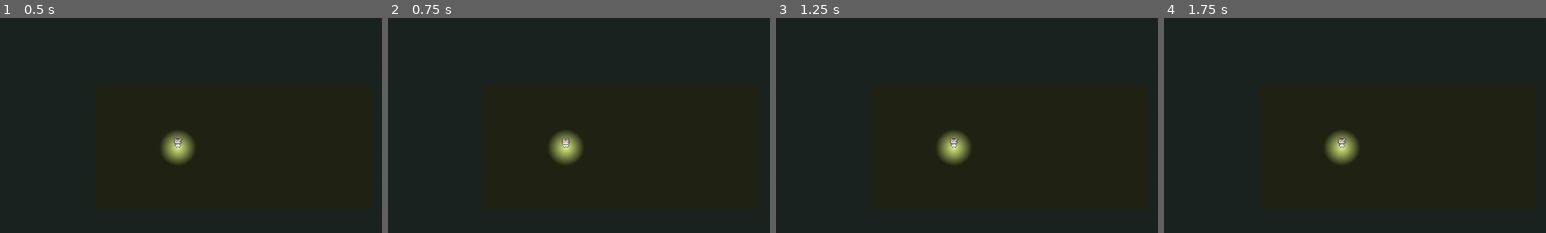
Above: before the commit, frames 1-4 (left to right).
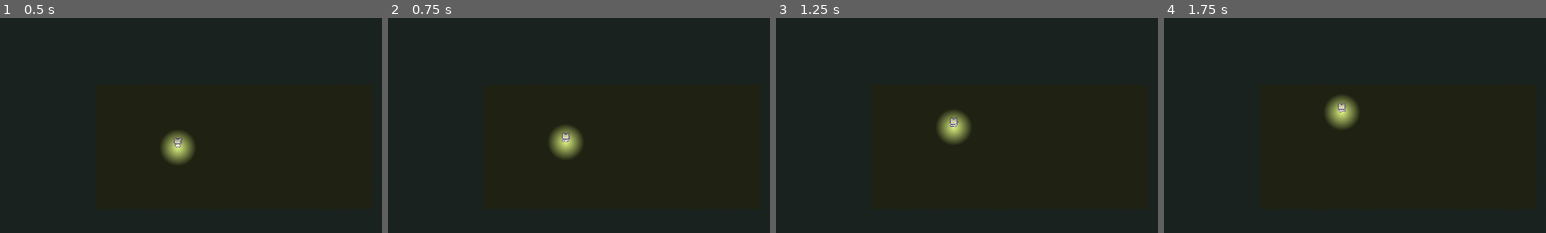
Above: after the commit, the same moments.

Repository: GianluDR/Project-SecondJam
Game: Godot game, scene res://Scenes/light_test_scene.tscn
Two runs of this game, one before a commit and one after it. Both use one fixed random seed, a clock stepped at 60 frames per second and the inputs below. This scene is started directly instead of the project's main scene.
Inputs:
- Up to frame 1 (0.5 s): no input
- Up to frame 2 (0.75 s): tap Enter at 0.5 s; hold W (walk_up) from 0.53 s (still down)
- Up to frame 3 (1.25 s): keep holding W (walk_up)
- Up to frame 4 (1.75 s): keep holding W (walk_up)
The pictures show only the part of the screen within x 0-50%, y 4-54%; the shares and areas given below are measured in that part.

Frame 1 is identical in both runs. In frame 2, 1.0% of the frame differs, in the area x 42-51%, y 50-68%; in frame 3, 1.7%; in frame 4, 2.0%, in the area x 42-51%, y 36-68%.
Error before the commit: Cannot call method 'play' on a null value. (res://Scenes/Characters/idle_state.gd:25)

Commit message:
state machine finita

Diff:
--- a/Scenes/Characters/idle_state.gd
+++ b/Scenes/Characters/idle_state.gd
@@ -1,38 +1,41 @@
 extends NodeState
 
-@export var player: CharacterBody2D
+@export var player: Player
 @export var animated_sprite_2d: AnimatedSprite2D
 
-var direction: Vector2
 
-func on_process(_delta : float):
+func _on_process(_delta : float) -> void:
 	pass
 
 
-func on_physics_process(_delta : float):
-	if Input.is_action_pressed("walk_up"):
-		direction = Vector2.UP
-	elif Input.is_action_pressed("walk_down"):
-		direction = Vector2.DOWN
-	elif Input.is_action_pressed("walk_left"):
-		direction = Vector2.LEFT
-	elif Input.is_action_pressed("walk_right"):
-		direction = Vector2.RIGHT
+func _on_physics_process(_delta : float) -> void:
+	var direction: Vector2 = GameInputEvents.movement_input()
+
+	if direction == Vector2.ZERO:
+		animated_sprite_2d.play("idle_front")
+		return
+
+	# for diagonals pick the dominant axis to choose an appropriate animation
+	if abs(direction.x) > abs(direction.y):
+		if direction.x < 0:
+			animated_sprite_2d.play("idle_left")
+		else:
+			animated_sprite_2d.play("idle_right")
 	else:
-		direction = Vector2.ZERO
+		if direction.y < 0:
+			animated_sprite_2d.play("idle_back")
+		else:
+			animated_sprite_2d.play("idle_front")
 
-	if direction == Vector2.UP:
-		animated_sprite_2d.play("idle_back")
-	elif direction == Vector2.DOWN:
-		animated_sprite_2d.play("idle_front")
-	elif direction == Vector2.LEFT:
-		animated_sprite_2d.play("idle_left")
-	elif direction == Vector2.RIGHT:
-		animated_sprite_2d.play("idle_right")
-
-func on_enter():
+func _on_enter() -> void:
 	pass
 
 
-func on_exit():
-	pass
+func _on_next_transitions() -> void:
+	GameInputEvents.movement_input()
+
+	if GameInputEvents.movement_input():
+		transition.emit("Walk")
+
+func _on_exit() -> void:
+	animated_sprite_2d.stop()
--- /dev/null
+++ b/Scenes/Characters/player.gd
@@ -0,0 +1,4 @@
+class_name Player
+extends CharacterBody2D
+
+var player_direction: Vector2
--- a/Scenes/Characters/player.tscn
+++ b/Scenes/Characters/player.tscn
@@ -1,9 +1,11 @@
-[gd_scene load_steps=25 format=3 uid="uid://7va2it4641m0"]
+[gd_scene load_steps=27 format=3 uid="uid://7va2it4641m0"]
 
 [ext_resource type="Texture2D" uid="uid://bemmf3nsf6ldg" path="res://Assets/Sprout Lands - Sprites - Basic pack/Characters/Basic Charakter Spritesheet.png" id="1_40svl"]
+[ext_resource type="Script" uid="uid://bu4qjbgjvdeh6" path="res://Scenes/Characters/player.gd" id="1_khnq4"]
 [ext_resource type="Texture2D" uid="uid://0pp27aeonmft" path="res://Assets/Sprout Lands - Sprites - Basic pack/Characters/Basic Charakter Actions.png" id="2_al8ar"]
 [ext_resource type="Script" uid="uid://cniptk8qu1tc6" path="res://Scripts/state_machines/node_state_machine.gd" id="3_gy20a"]
 [ext_resource type="Script" uid="uid://curo7r414x3rw" path="res://Scenes/Characters/idle_state.gd" id="4_cqrjx"]
+[ext_resource type="Script" uid="uid://c0meruq0edi8g" path="res://Scenes/Characters/walk_state.gd" id="5_cqrjx"]
 
 [sub_resource type="AtlasTexture" id="AtlasTexture_gy20a"]
 atlas = ExtResource("1_40svl")
@@ -183,6 +185,7 @@
 radius = 8.0
 
 [node name="Player" type="CharacterBody2D"]
+script = ExtResource("1_khnq4")
 
 [node name="AnimatedSprite2D" type="AnimatedSprite2D" parent="."]
 position = Vector2(0, -8)
@@ -198,7 +201,13 @@
 script = ExtResource("3_gy20a")
 initial_node_state = NodePath("Idle")
 
-[node name="Idle" type="Node" parent="StateMachine"]
+[node name="Idle" type="Node" parent="StateMachine" node_paths=PackedStringArray("player", "animated_sprite_2d")]
 script = ExtResource("4_cqrjx")
-
-[node name="Walk" type="Node" parent="StateMachine"]
+player = NodePath("../..")
+animated_sprite_2d = NodePath("../../AnimatedSprite2D")
+
+[node name="Walk" type="Node" parent="StateMachine" node_paths=PackedStringArray("player", "animated_sprite_2d")]
+script = ExtResource("5_cqrjx")
+player = NodePath("../..")
+animated_sprite_2d = NodePath("../../AnimatedSprite2D")
+speed = null
--- /dev/null
+++ b/Scenes/Characters/walk_state.gd
@@ -0,0 +1,50 @@
+extends NodeState
+
+@export var player: Player
+@export var animated_sprite_2d: AnimatedSprite2D
+@export var speed: int = 50
+
+
+func _on_process(_delta : float) -> void:
+	pass
+
+
+func _on_physics_process(_delta : float) -> void:
+	var direction: Vector2 = GameInputEvents.movement_input()
+
+	if direction == Vector2.ZERO:
+		# fallback animation if no direction (state machine should usually switch to idle)
+		animated_sprite_2d.play("walk_front")
+	else:
+		# choose animation based on dominant axis so diagonals pick the most-representative sprite
+		if abs(direction.x) > abs(direction.y):
+			if direction.x < 0:
+				animated_sprite_2d.play("walk_left")
+			else:
+				animated_sprite_2d.play("walk_right")
+		else:
+			if direction.y < 0:
+				animated_sprite_2d.play("walk_back")
+			else:
+				animated_sprite_2d.play("walk_front")
+
+	if direction != Vector2.ZERO:
+		player.player_direction = direction
+
+	# direction is normalized by GameInputEvents; multiply by speed for consistent movement
+	player.velocity = direction * speed
+	player.move_and_slide()
+
+
+func _on_next_transitions() -> void:
+	if !GameInputEvents.is_movement_input():
+		transition.emit("Idle")
+	pass
+
+
+func _on_enter() -> void:
+	pass
+
+
+func _on_exit() -> void:
+	animated_sprite_2d.stop()
--- /dev/null
+++ b/Scripts/game_input_events.gd
@@ -0,0 +1,26 @@
+class_name GameInputEvents
+
+static var direction: Vector2
+
+static func movement_input() -> Vector2:
+	var dir: Vector2 = Vector2.ZERO
+
+	if Input.is_action_pressed("walk_right"):
+		dir.x += 1
+	if Input.is_action_pressed("walk_left"):
+		dir.x -= 1
+	if Input.is_action_pressed("walk_down"):
+		dir.y += 1
+	if Input.is_action_pressed("walk_up"):
+		dir.y -= 1
+
+	if dir == Vector2.ZERO:
+		direction = Vector2.ZERO
+	else:
+		# normalize so diagonal speed equals cardinal speed
+		direction = dir.normalized()
+
+	return direction
+
+static func is_movement_input() -> bool:
+	return movement_input() != Vector2.ZERO
--- a/Scripts/state_machines/node_state_machine.gd
+++ b/Scripts/state_machines/node_state_machine.gd
@@ -15,18 +15,20 @@
 			child.transition.connect(on_state_transition)
 
 	if initial_node_state:
-		initial_node_state.on_enter()
+		initial_node_state._on_enter()
 		current_node_state = initial_node_state
 
 
 func _process(delta : float):
 	if current_node_state:
-		current_node_state.on_process(delta)
+		current_node_state._on_process(delta)
+		# allow the current state to evaluate possible transitions each frame
+		current_node_state._on_next_transitions()
 
 
 func _physics_process(delta: float):
 	if current_node_state:
-		current_node_state.on_physics_process(delta)
+		current_node_state._on_physics_process(delta)
 
 	#print("Current State: ", current_node_state.name.to_lower())
 
@@ -41,9 +43,9 @@
 		return
 
 	if current_node_state:
-		current_node_state.on_exit()
+		current_node_state._on_exit()
 
-	new_node_state.on_enter()
+	new_node_state._on_enter()
 
 	current_node_state = new_node_state
 	current_node_state_name = current_node_state.name.to_lower()
Not shown, added: Scenes/Characters/player.gd.uid
Not shown, added: Scenes/Characters/walk_state.gd.uid
Not shown, added: Scripts/game_input_events.gd.uid
